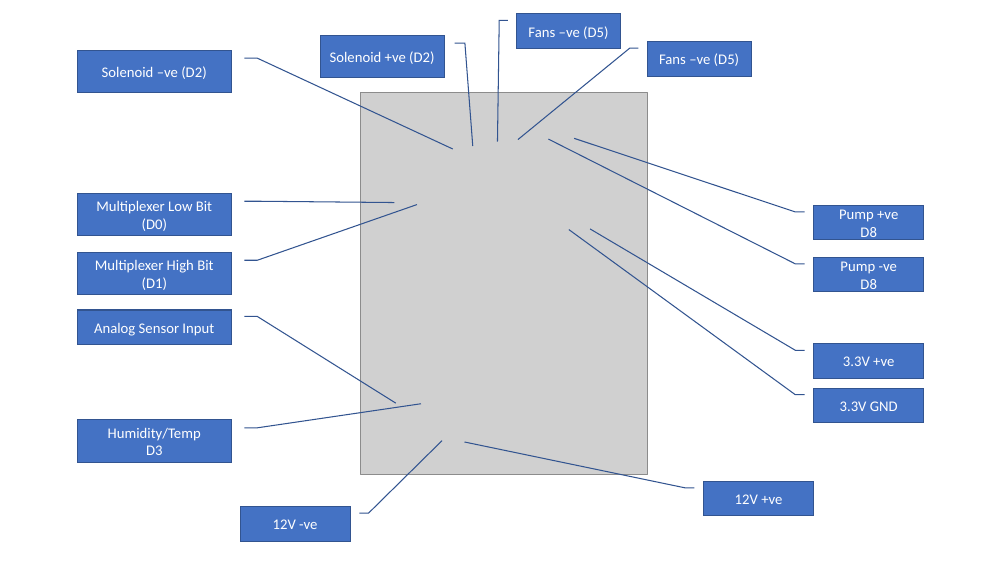
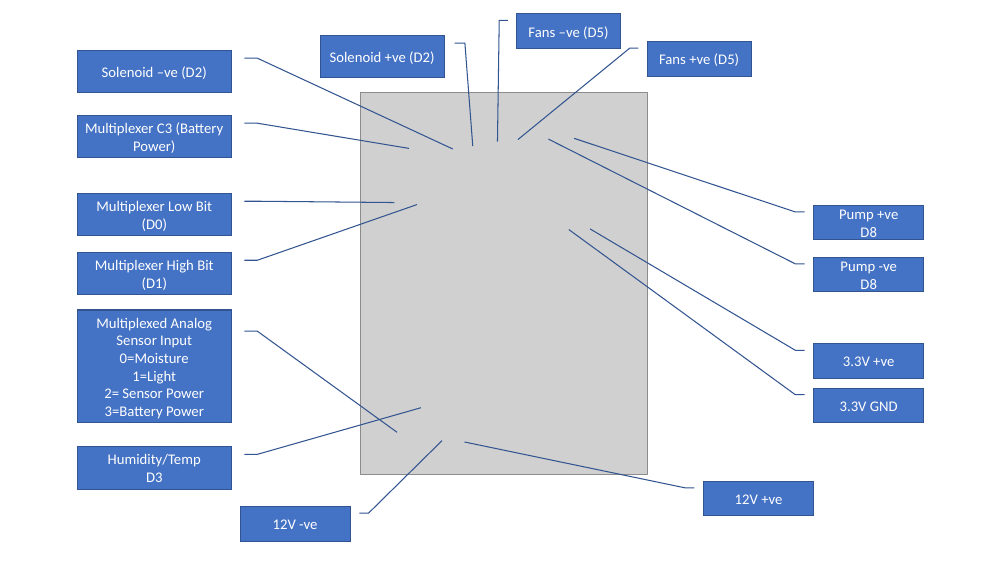
Before and after one commit to nickgrieff/FarmManagerClient, a slide deck: slide 1 of ESP8266FarmClientv2/BoardMap.pptx. Drawn at 1008x567 pixels with LibreOffice and Linux fonts; fonts in the diff are those of the drawing; grey boxes stand for pictures. Boxes give left, top, right and bottom in pixels: in the first picture for what was removed or moved away, otherwise in the second. Text is boxed around its words. In the diff, an @@ line names an element or a change of style, - is before the commit and + after.

```diff
--- a/ESP8266FarmClientv2/BoardMap.pptx
+++ b/ESP8266FarmClientv2/BoardMap.pptx
@@ text in border callout at bbox=[659, 53, 739, 66]: text changed @@
-Fans –ve (D5)
+Fans +ve (D5)
@@ border callout added at bbox=[77, 115, 231, 157], fill #4472C4, outline #325491 1 pt, 14 pt, text #FFFFFF @@
+Multiplexer C3 (Battery Power)
@@ border callout "Multiplexed Analog Sensor Input" at bbox=[77, 310, 231, 423]: proportions changed @@
@@ border callout "Multiplexed Analog Sensor Input": place and size @@
-border callout "Multiplexed Analog Sensor Input" at bbox=[77, 310, 231, 345]
+border callout "Multiplexed Analog Sensor Input" at bbox=[77, 310, 231, 423]
@@ text in border callout at bbox=[96, 317, 212, 419]: text changed @@
-Analog Sensor Input
+Multiplexed Analog Sensor Input
+0=Moisture
+1=Light
+2= Sensor Power
+3=Battery Power
@@ border callout "Humidity/Temp": place and size @@
-border callout "Humidity/Temp" at bbox=[77, 420, 231, 462]
+border callout "Humidity/Temp" at bbox=[77, 446, 231, 488]
@@ border callout "Humidity/Temp" at bbox=[77, 446, 231, 488]: proportions changed @@
```
Also in this commit, not shown: 1 other file.
